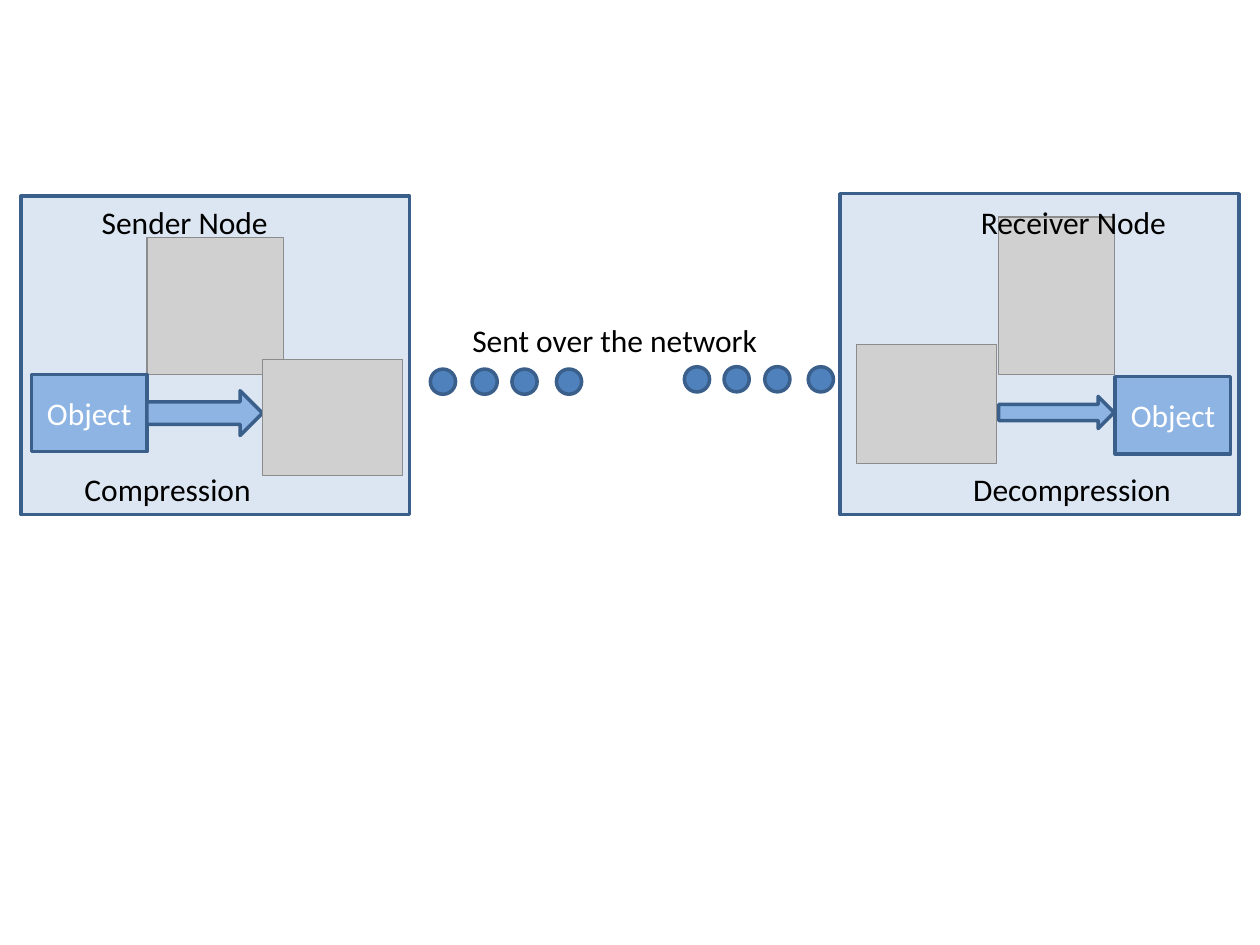
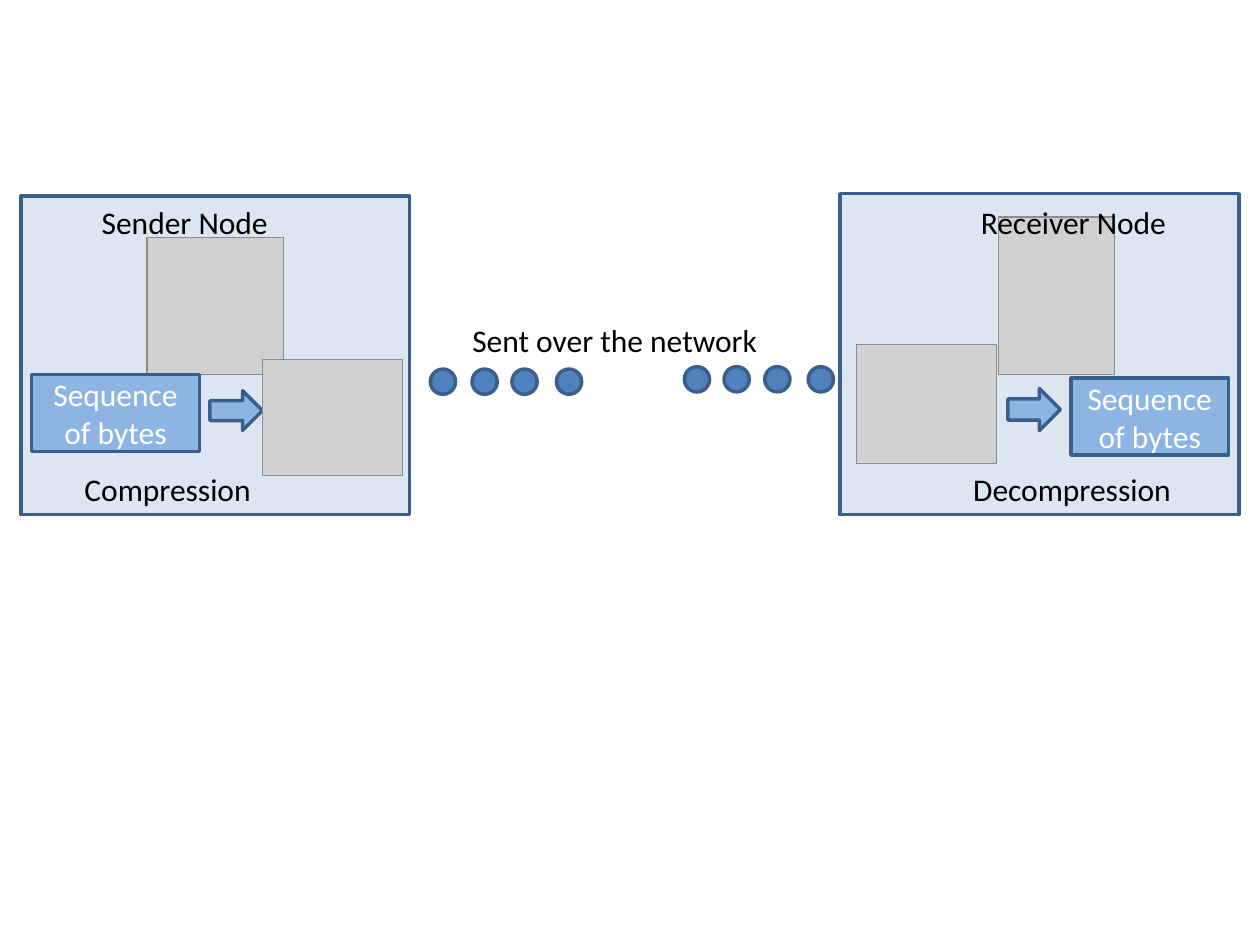
Before and after one commit to bsuman/ThesisDocumentation, a slide deck: slide 24 of pictures.pptx. Drawn at 1260x945 pixels with LibreOffice and Linux fonts; fonts in the diff are those of the drawing; grey boxes stand for pictures. Boxes give left, top, right and bottom in pixels: in the first picture for what was removed or moved away, otherwise in the second. Text is boxed around its words. In the diff, an @@ line names an element or a change of style, - is before the commit and + after.

```diff
--- a/pictures.pptx
+++ b/pictures.pptx
@@ rectangle "Sequence of bytes": place and size @@
-rectangle "Sequence of bytes" at [32, 374, 147, 451]
+rectangle "Sequence of bytes" at [32, 374, 199, 451]
@@ text in rectangle at [53, 385, 177, 451]: text changed @@
-Object
+Sequence of bytes
@@ right arrow: place and size @@
-right arrow at [999, 397, 1115, 430]
+right arrow at [1008, 388, 1061, 430]
@@ rectangle added at [1071, 378, 1228, 455], fill #8EB4E3, outline #3A5F8C 2 pt, 18 pt, text #FFFFFF @@
+Sequence of bytes
@@ rectangle removed at [1115, 377, 1231, 454] @@
-Object
@@ right arrow: place and size @@
-right arrow at [147, 391, 263, 436]
+right arrow at [210, 391, 263, 431]
```
Also in this commit, not shown: 3 other slides changed, 5 other files.
